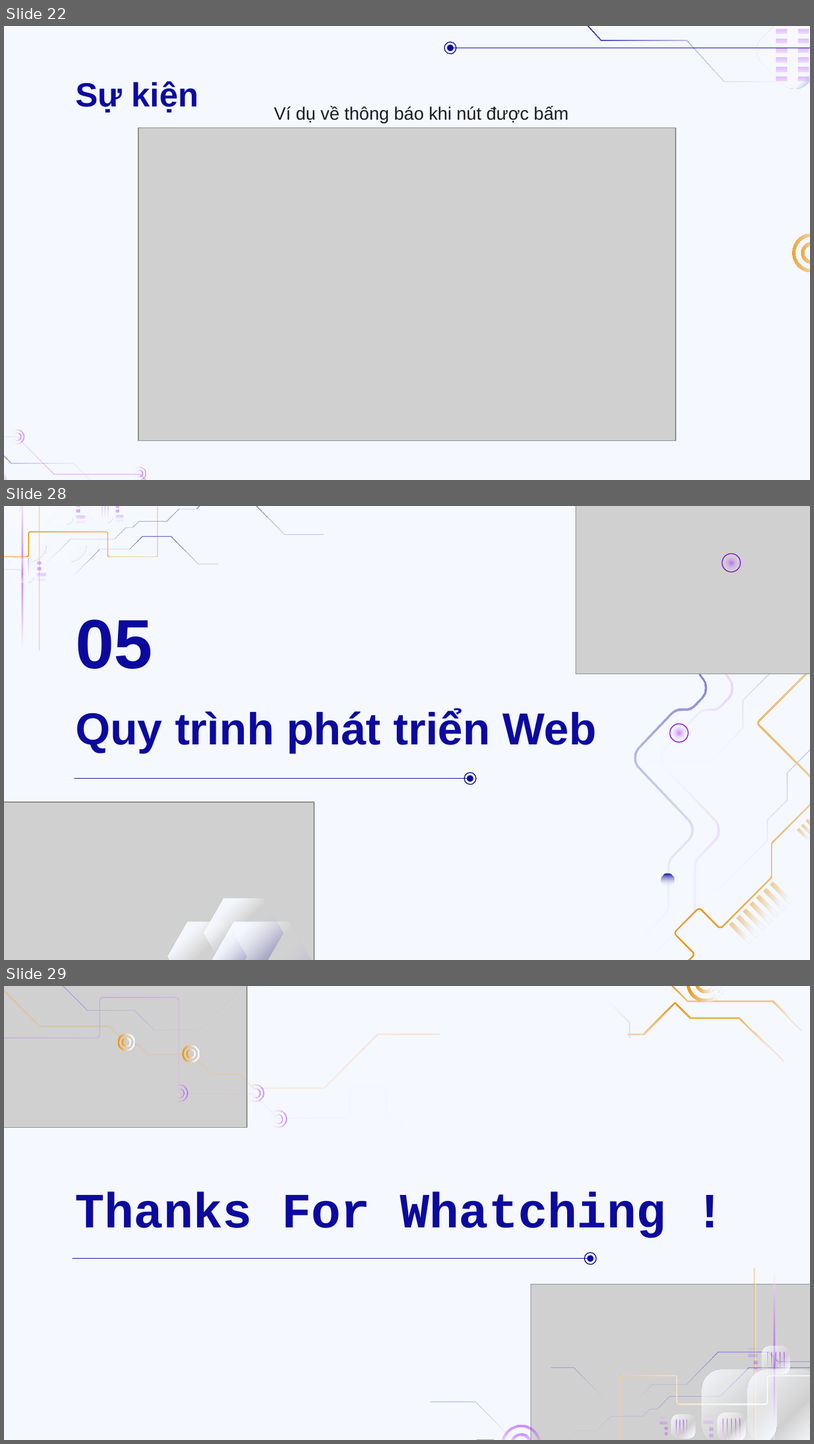
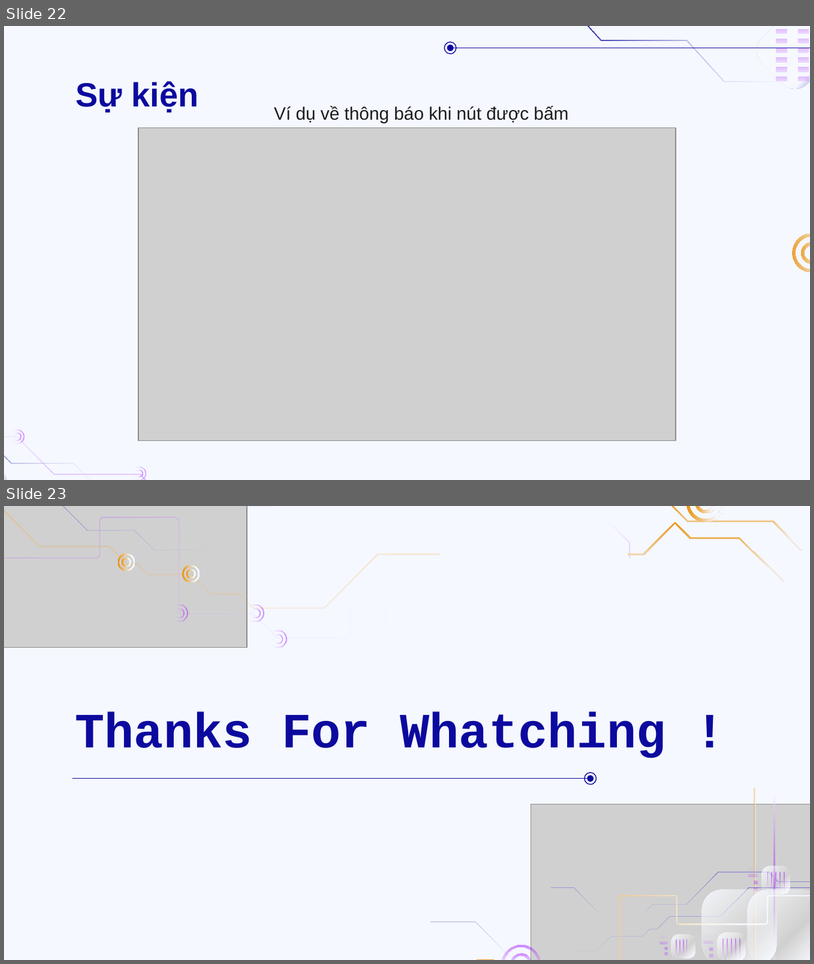
Before and after one commit to duongtrann02/music_app, a slide deck: Công-nghệ-Web.pptx. Shown one above the other, each under a label of ours: slides 22, 28 and 29 before the commit, slides 22 and 23 after it; the slides between them are not shown. The pictures are 814x1444 and 814x964 pixels, drawn with LibreOffice and Linux fonts; fonts in the diff are those of the drawing; grey boxes stand for pictures; background and template pictures are left out. Boxes give left, top, right and bottom in pixels: in the first picture for what was removed or moved away, otherwise in the second. Text is boxed around its words. In the diff, an @@ line names an element or a change of style, - is before the commit and + after.

```diff
--- a/Công-nghệ-Web.pptx
+++ b/Công-nghệ-Web.pptx
@@ slide 28 removed at (4, 506, 810, 960), background #F5F8FF @@
@@ group removed at (4, 506, 324, 721): 28 freeform shapes @@
@@ title removed at (75, 619, 153, 669) @@
-05
@@ title removed at (75, 709, 597, 753) @@
-Quy trình phát triển Web
@@ ellipse removed at (464, 772, 477, 784) @@
@@ ellipse removed at (467, 775, 473, 782) @@
@@ line removed from (74, 778) to (468, 778) @@
@@ group removed at (576, 506, 810, 960): 15 freeform shapes, 5 ellipses, 1 picture @@
@@ group removed at (4, 802, 317, 960): 3 freeform shapes, 1 picture @@
@@ what was slide 29 is now slide 23 @@
```
Also in this commit, not shown: 5 other slides removed.
